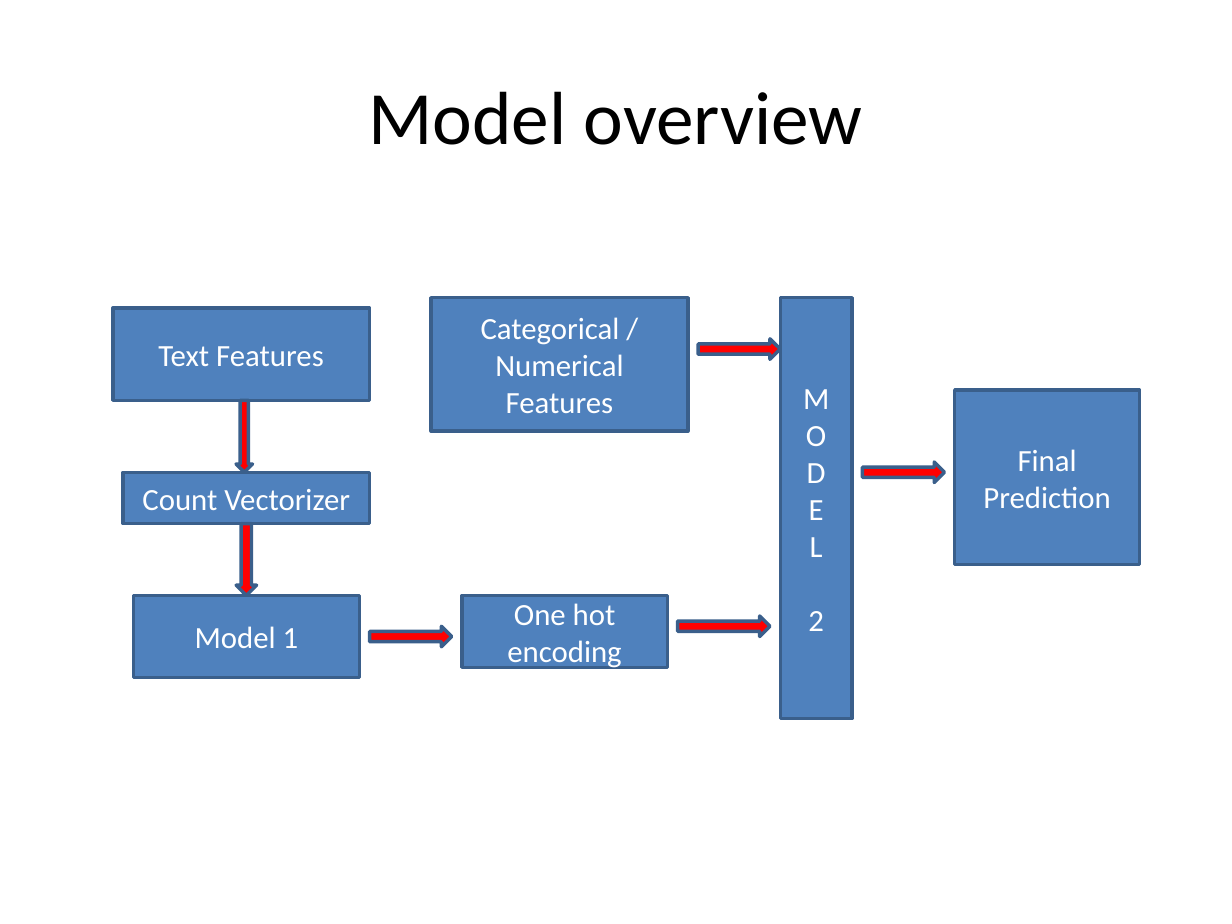
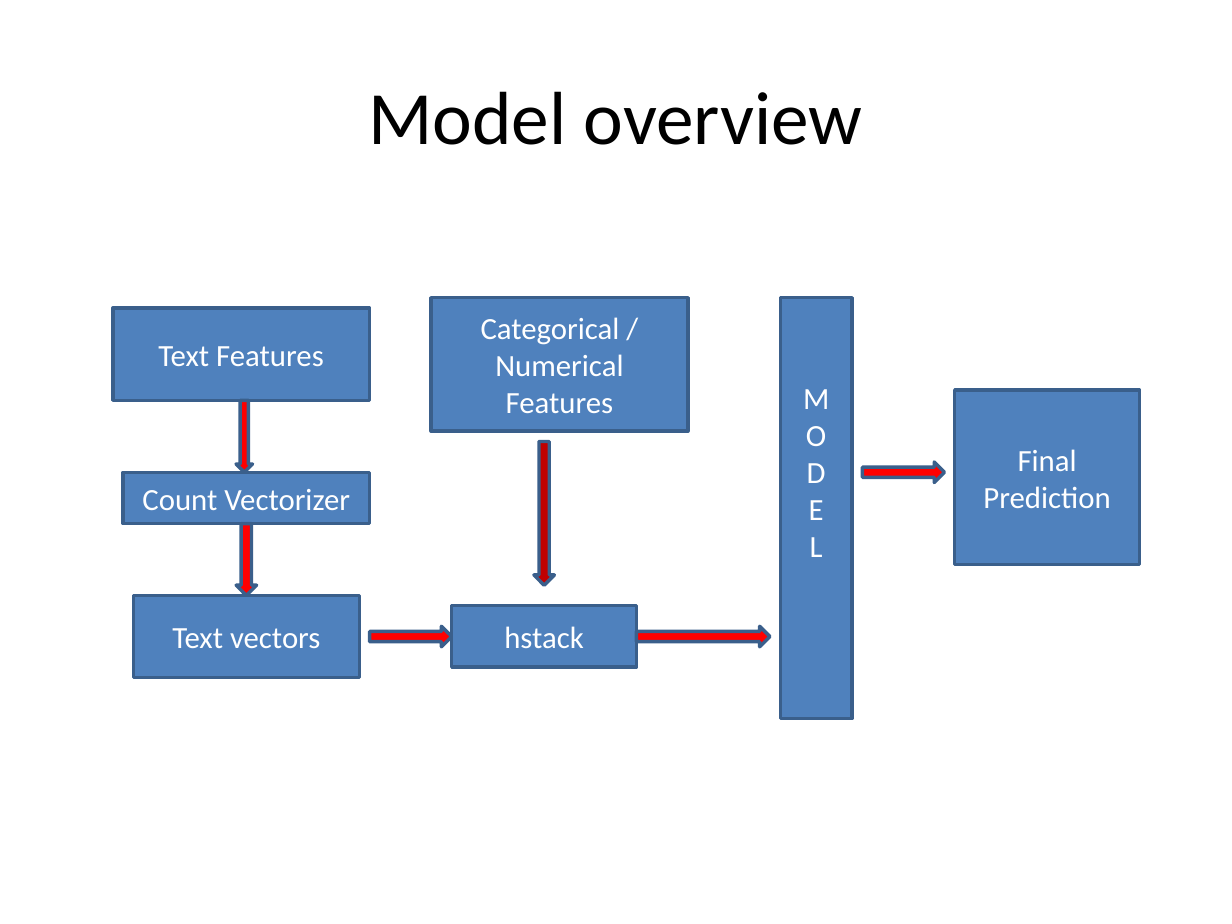
Before and after one commit to RishabhRJain/Building-permit-category-prediction-challenge, a slide deck: slide 11 of presentation.pptx (slide 12 before the commit). Drawn at 1232x924 pixels with LibreOffice and Linux fonts; fonts in the diff are those of the drawing. Boxes give left, top, right and bottom in pixels: in the first picture for what was removed or moved away, otherwise in the second. Text is boxed around its words. In the diff, an @@ line names an element or a change of style, - is before the commit and + after.

```diff
--- a/presentation.pptx
+++ b/presentation.pptx
@@ right arrow removed at (699,339,781,360) @@
@@ down arrow added at (533,441,554,585), fill #C00000, outline #3A5F8C 2 pt @@
@@ rectangle removed at (462,595,668,667) @@
-One hot encoding
@@ text in rectangle at (172,628,320,648): text changed @@
-Model 1
+Text vectors
@@ rectangle added at (452,606,637,668), fill #4F81BD, outline #3A5F8C 2 pt, 18 pt, text #FFFFFF @@
+hstack
@@ right arrow: place and size @@
-right arrow at (678,616,770,637)
+right arrow at (637,626,770,647)
@@ text in rectangle at (808,611,824,631): paragraph removed @@
-2
```
Also in this commit, not shown: 6 other slides changed, 2 slides removed.
